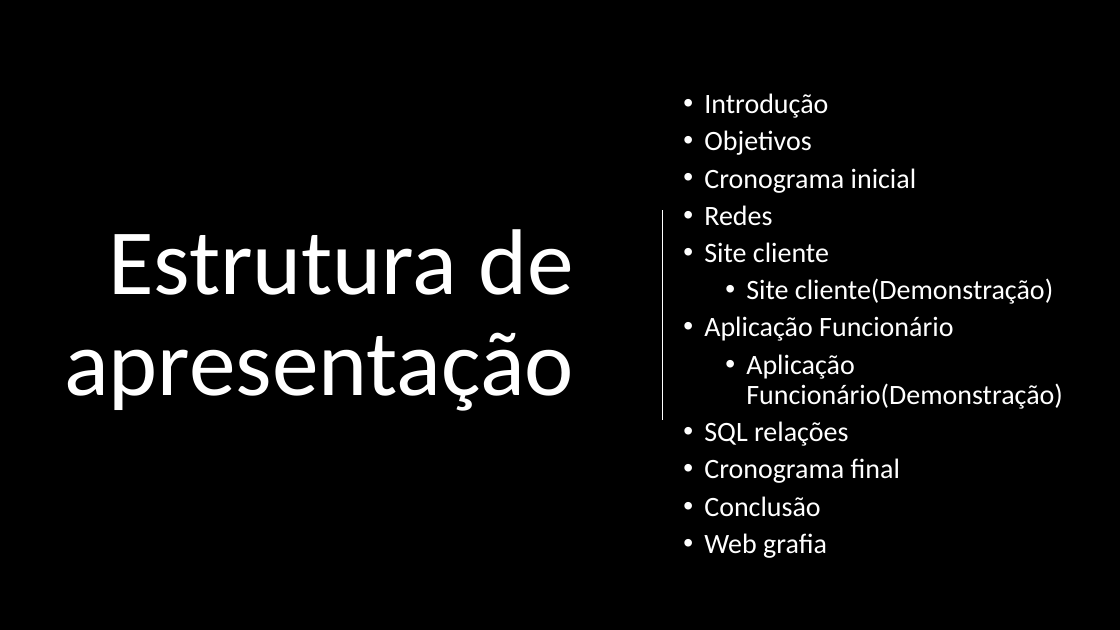
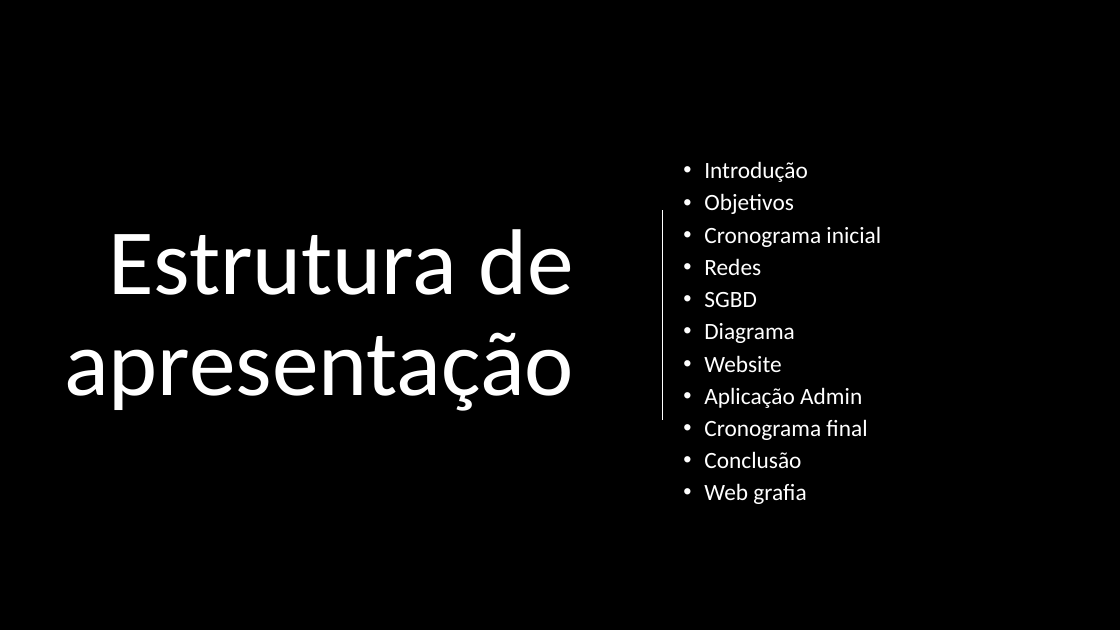
Before and after one commit to AndreZila01/Project-C-Sharp2.0, a slide deck: slide 2 of RelatorioEApresentação/Projeto mod 16.pptx. Drawn at 1120x630 pixels with LibreOffice and Linux fonts; fonts in the diff are those of the drawing; background and template pictures are left out. Boxes give left, top, right and bottom in pixels: in the first picture for what was removed or moved away, otherwise in the second. Text is boxed around its words. In the diff, an @@ line names an element or a change of style, - is before the commit and + after.

```diff
--- a/RelatorioEApresentação/Projeto mod 16.pptx
+++ b/RelatorioEApresentação/Projeto mod 16.pptx
@@ text at bbox=[704, 161, 881, 504]: size 24 to 20 pt in "Introdução", "Objetivos", "Cronograma inicial", "Redes" and 3 more places @@
@@ text at bbox=[704, 292, 862, 408]: text changed; size 24 to 20 pt @@
-• Site cliente
-  • Site cliente(Demonstração)
-• Aplicação Funcionário
-  • Aplicação Funcionário(Demonstração)
-• SQL relações
+• SGBD
+• Diagrama
+• Website
+• Aplicação Admin
```
Also in this commit, not shown: 7 other slides changed, 1 slide added, 2 slides removed, 9 other files.
